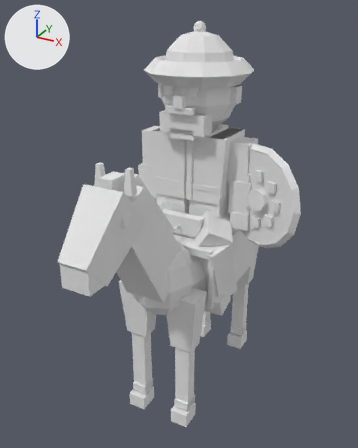
A saved change to the Blender file art_source/blender/units/blend/ottomans/cavalry_a1.blend.
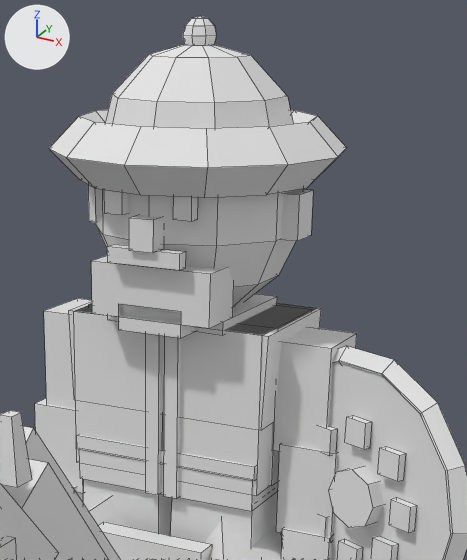
Old and new are each drawn whole from a camera (50 mm lens) standing at (1.42, -2.84, 2.64) and looking at (0.0, -0.25, 1.34) and again close up on the part from 35% to 84% of the width and 3% to 50% of the height. Lighting does not change. The marker at upper left points along +X, +Y and +Z. The last two pictures show the newer version. The close-ups show mesh edges as thin lines.

The scene before the commit, as lines of its bpy script (objects in view):
```python
me_body = bpy.data.meshes.new('Body')
me_body.from_pydata(...)  # 1075 vertices, 927 faces; spans x -0.43..0.77, y -1.29..0.92, z 0.0..2.56
me_body.materials.append(mat_pe_unitpalette)  # its picture is missing
ob_body = bpy.data.objects.new('Body', me_body)
ob_body.location = (0.0, 0.0, 0.0)
```
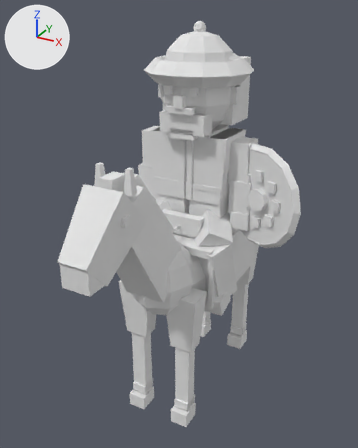
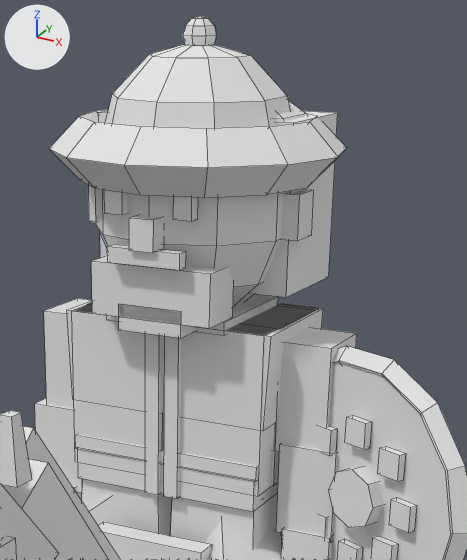
What differs and where, as boxes [x1, y1, x2, y2] in the close-ups (467 x 560 px; the box of a moved part takes in the faces that stretch with it):
```json
{"part": 1, "of": "me_body", "change": "added", "after": [98, 111, 338, 297]}
{"part": 2, "of": "me_body", "change": "added", "after": [273, 100, 307, 126]}
{"part": 3, "of": "me_body", "change": "moved or reshaped", "before": [77, 435, 278, 512], "after": [75, 435, 278, 512]}
```

The change, as JSON lines over the scene's bpy script:
```json
{"block": "me_body", "where": "# used by ob_body; location = (0.0, 0.0, 0.0)"}
{"op": "remove", "block": "me_body", "code": "me_body.from_pydata(...)  # 1075 vertices, 927 faces; spans x -0.43..0.77, y -1.29..0.92, z 0.0..2.56"}
{"op": "add", "block": "me_body", "code": "me_body.from_pydata(...)  # 1114 vertices, 964 faces; spans x -0.43..0.77, y -1.29..0.92, z 0.0..2.56"}
{"block": "me_body", "change": "me_body part 1: a new loose piece, a box spanning x -0.25..0.25, y -0.03..0.23, z 1.97..2.35, in mat_pe_unitpalette (its picture is missing)"}
{"block": "me_body", "change": "me_body part 2: the loose piece of 31 vertices spanning x -0.22..0.22, y -0.23..0.23, z 2.28..2.51 is copied, and the copy is scaled about its middle by (1.13, 1.09, 0.739), then moved by (0.0, 0.05, -0.04); it spans x -0.25..0.25, y -0.2..0.3, z 2.27..2.44"}
{"block": "me_body", "change": "me_body part 3"}
{"block": "me_body", "change": "8 vertices are removed from x -0.23..0.23, y -0.16..0.16, z 1.49..1.57"}
{"block": "me_body", "change": "11 faces are deleted"}
{"block": "me_body", "change": "8 vertices are added at x -0.24..0.24, y -0.16..0.16, z 1.49..1.57"}
{"block": "me_body", "change": "11 new faces join them"}
```
